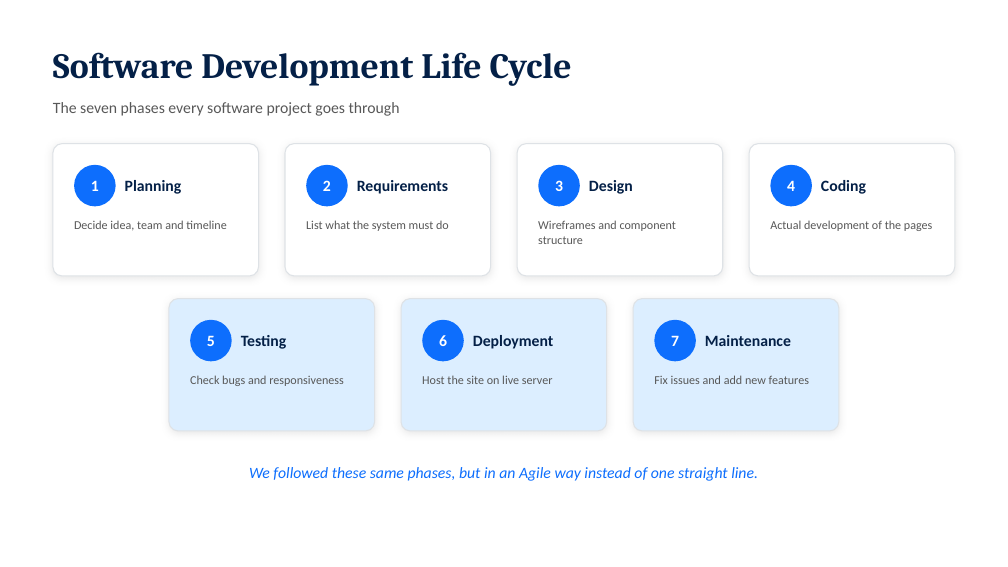
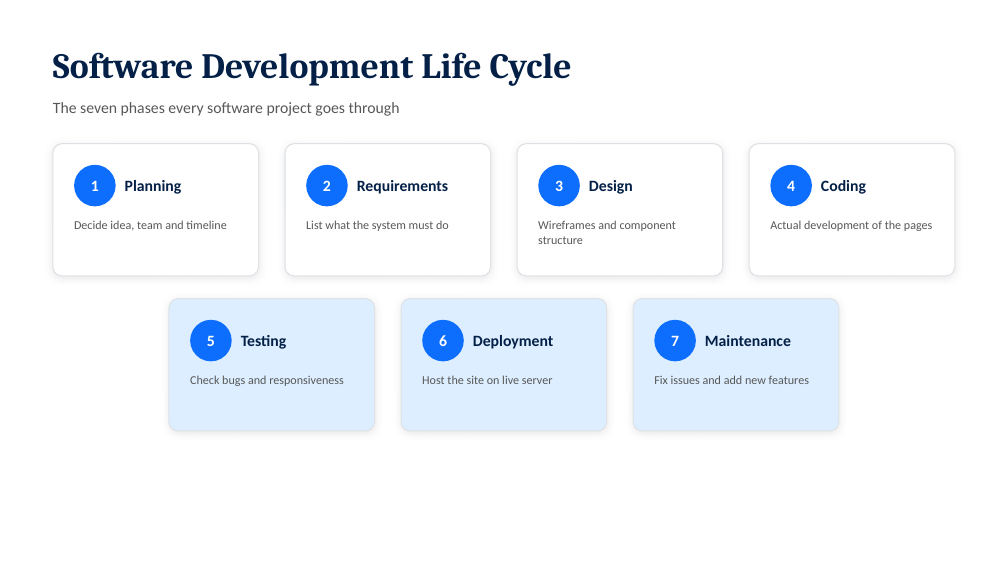
Before and after one commit to mani9kanta3/hospital-management-system, a slide deck: slide 5 of MediCare_HMS_Review.pptx. Drawn at 1008x567 pixels with LibreOffice and Linux fonts; fonts in the diff are those of the drawing. Boxes give left, top, right and bottom in pixels: in the first picture for what was removed or moved away, otherwise in the second. Text is boxed around its words. In the diff, an @@ line names an element or a change of style, - is before the commit and + after.

```diff
--- a/MediCare_HMS_Review.pptx
+++ b/MediCare_HMS_Review.pptx
@@ text removed at (249,467,758,481) @@
-We followed these same phases, but in an Agile way instead of one straight line.
```
Also in this commit, not shown: 11 other slides changed, 1 slide removed, 6 other files.
